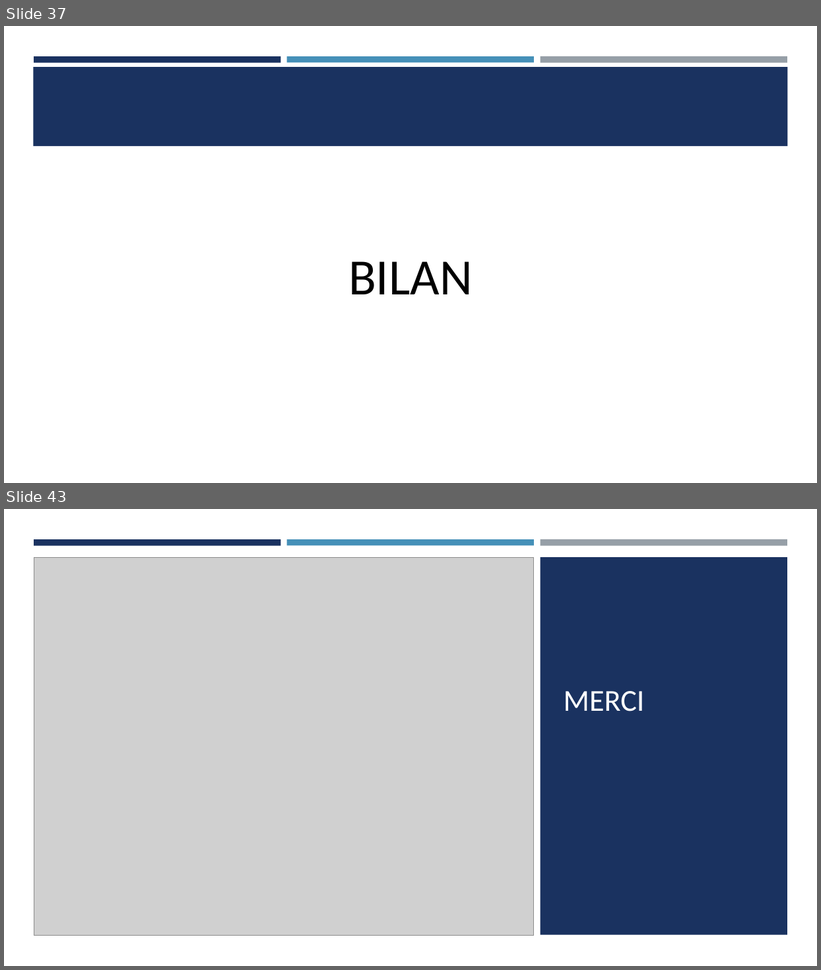
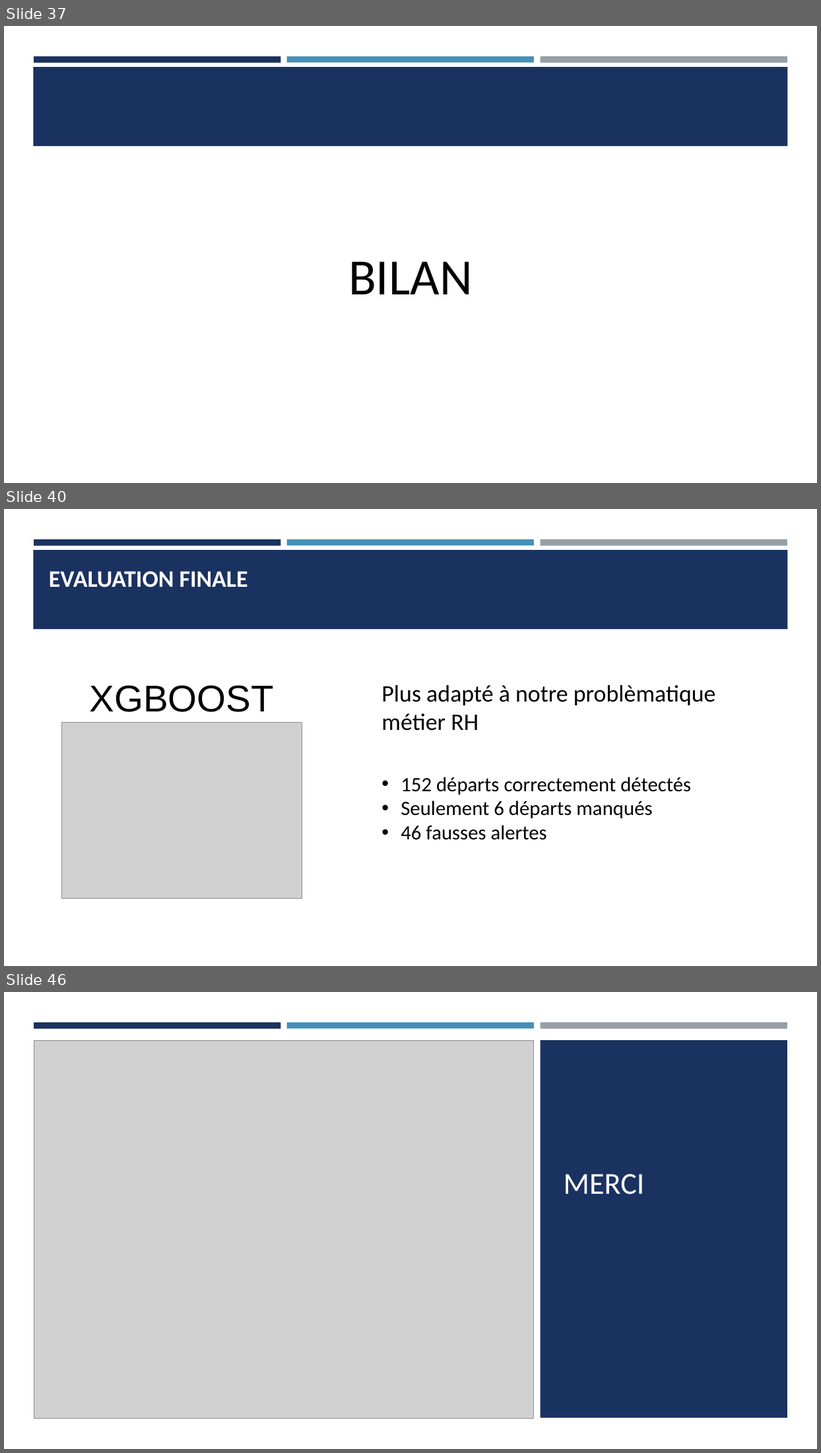
Before and after one commit to Ace4teaM/OCR-NovaTech, a slide deck: Presentation.pptx. Shown one above the other, each under a label of ours: slides 37 and 43 before the commit, slides 37, 40 and 46 after it; the slides between them are not shown. The pictures are 821x970 and 821x1453 pixels, drawn with LibreOffice and Linux fonts; fonts in the diff are those of the drawing; grey boxes stand for pictures. Boxes give left, top, right and bottom in pixels: in the first picture for what was removed or moved away, otherwise in the second. Text is boxed around its words. In the diff, an @@ line names an element or a change of style, - is before the commit and + after.

```diff
--- a/Presentation.pptx
+++ b/Presentation.pptx
@@ slide 40 added at (4, 509, 817, 966), background #FFFFFF; not listed: 4 template elements that a slide beside it also shows @@
@@ title added at (49, 571, 248, 588), 28 pt, text #FFFFFF, bold @@
+EVALUATION FINALE
@@ text added at (90, 685, 274, 712), 44 pt, text #000000 @@
+XGBOOST
@@ text added at (382, 685, 716, 731), 28 pt, text #000000 @@
+Plus adapté à notre problèmatique métier RH
@@ picture added at (62, 722, 302, 900) @@
@@ text added at (401, 777, 691, 840), 24 pt, text #000000 @@
+• 152 départs correctement détectés
+• Seulement 6 départs manqués
+• 46 fausses alertes
@@ what was slide 43 is now slide 46 @@
```
Also in this commit, not shown: 4 slides changed, 4 other slides added, 2 slides removed, 13 other files.
